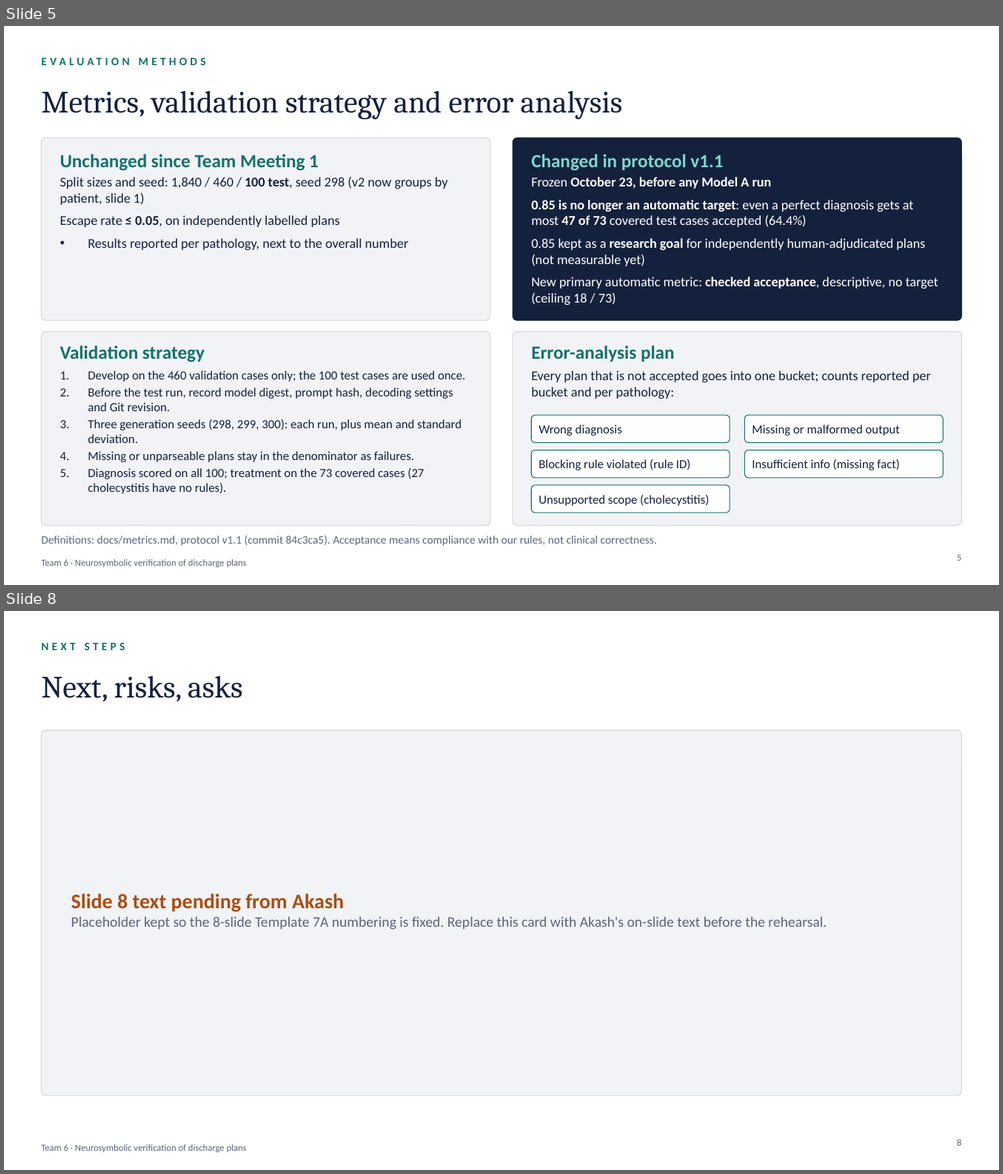
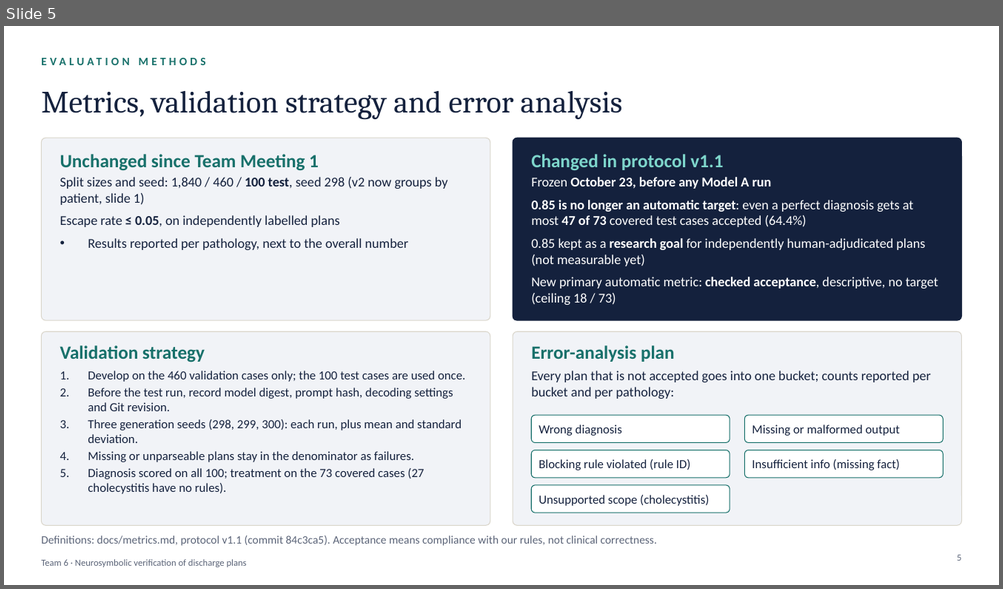
Before and after one commit to Akashkumarsenthil/Clinical-Discharge-Treatment-Plan-Verification, a slide deck: presentation/Team6_TM2_Professor_Deck.pptx. Shown one above the other, each under a label of ours: slides 5 and 8 before the commit, slide 5 after it; the slides between them are not shown. The pictures are 1003x1174 and 1003x589 pixels, drawn with LibreOffice and Linux fonts; fonts in the diff are those of the drawing. Boxes give left, top, right and bottom in pixels: in the first picture for what was removed or moved away, otherwise in the second. Text is boxed around its words. In the diff, an @@ line names an element or a change of style, - is before the commit and + after.

```diff
--- a/presentation/Team6_TM2_Professor_Deck.pptx
+++ b/presentation/Team6_TM2_Professor_Deck.pptx
@@ slide 8 removed at [4, 611, 999, 1170], background #FFFFFF; not listed: 1 template element that a slide beside it also shows @@
@@ text removed at [41, 643, 125, 650] @@
-NEXT STEPS
@@ title removed at [41, 676, 242, 702] @@
-Next, risks, asks
@@ rounded rectangle removed at [41, 730, 962, 1096] @@
@@ text removed at [71, 894, 826, 930] @@
-Slide 8 text pending from Akash
-Placeholder kept so the 8-slide Template 7A numbering is fixed. Replace this card with Akash's on-slide text before the rehearsal.
@@ page number removed at [956, 1139, 961, 1146] @@
-8
```
Also in this commit, not shown: 3 slides added, 2 other slides removed, 10 other files.
